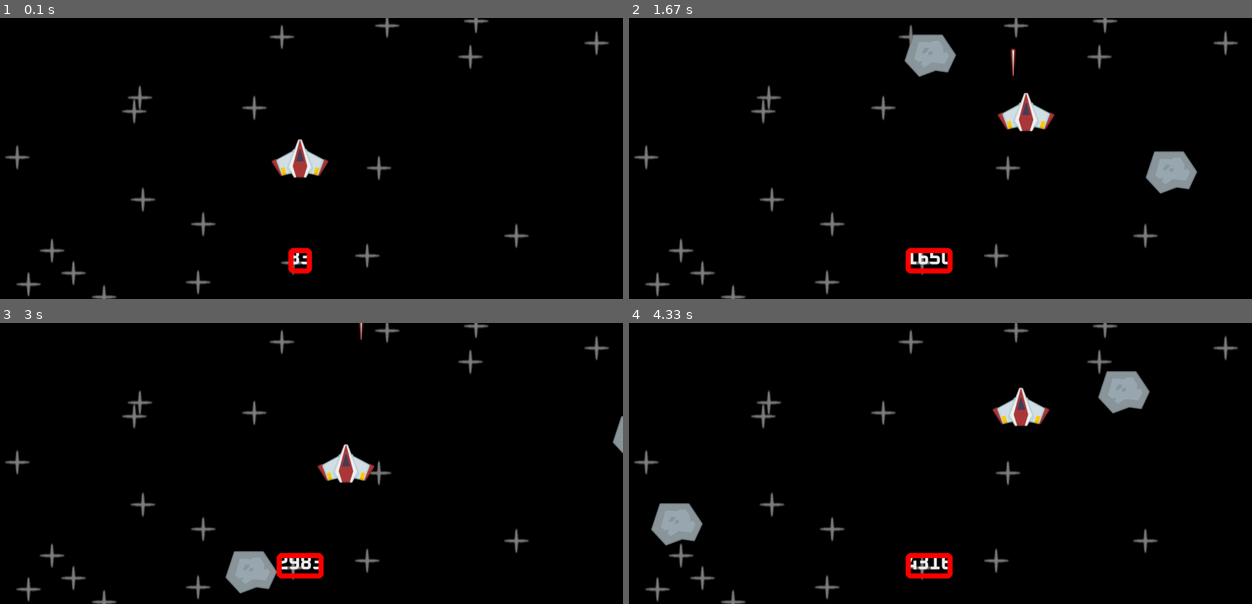
Above: before the commit, frames 1-4 (two rows, left to right).
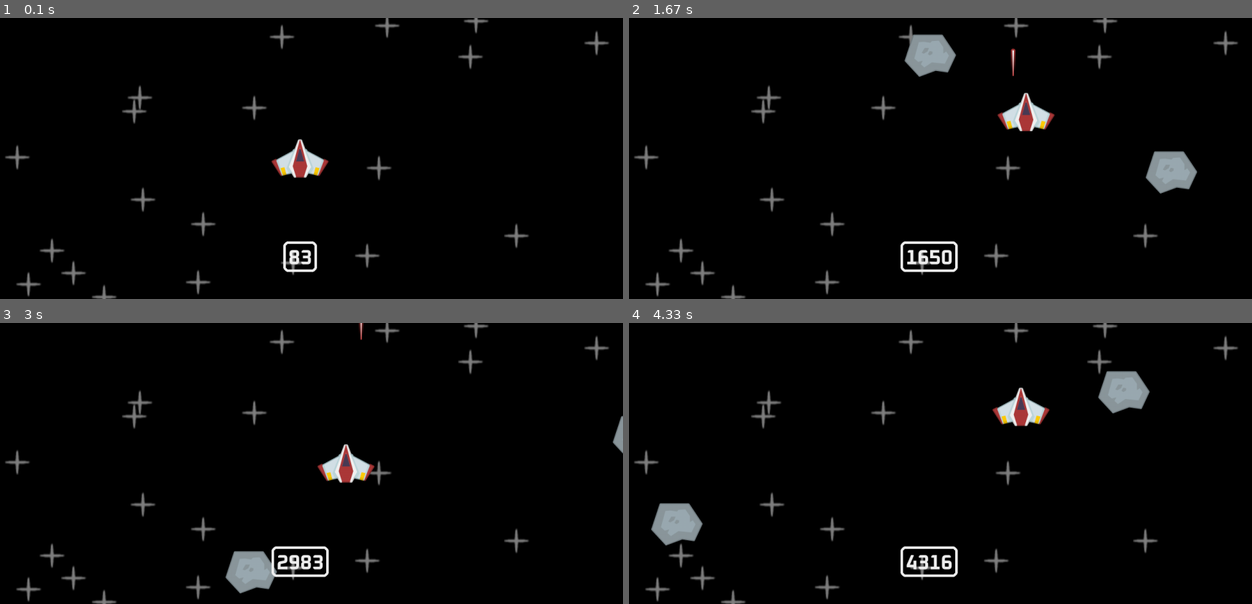
Above: after the commit, the same moments.

Repository: 7IronSnow7/Pygame
Game: pygame game, started from spaceshooter/main.py
The game is run twice, just before and just after one commit, with the same random seed, the same clock (stepped at 60 frames per second) and the same inputs.
Inputs:
- Up to frame 1 (0.1 s): no input
- Up to frame 2 (1.67 s): tap Space at 0.33, 0.73, 1.03, 1.23, 1.57 s; hold Right 0.67-1.13 s; hold Up 1.17-1.47 s; hold Right from 1.5 s (still down)
- Up to frame 3 (3 s): tap Space at 1.87, 2.07, 2.37, 2.63, 2.97 s; release Right at 1.97 s; hold Left 2-2.53 s; hold Down 2.57-2.87 s; hold Left from 2.9 s (still down)
- Up to frame 4 (4.33 s): tap Space at 3.27, 3.4, 3.8, 4.1 s; release Left at 3.3 s; hold Up 3.33-3.7 s; hold Right from 3.73 s (still down)

The runs differ from the first frame. In frame 1, 0.4% of the frame differs, in the area x 45-51%, y 79-92%; in frame 2, 0.6%, in the area x 43-53%, y 79-92%; in frame 3, 0.6%; in frame 4, 0.6%.

Commit message:
Added masks to my player to create better pixel collision

Diff:
--- a/spaceshooter/main.py
+++ b/spaceshooter/main.py
@@ -14,6 +14,9 @@
         self.can_shoot = True
         self.laser_shoot_time = 0
         self.cooldown_duration = 400
+
+        # mask
+        self.mask = pygame.mask.from_surface(self.image)
 
     def laser_timer(self):
         if not self.can_shoot:
@@ -72,7 +75,7 @@
 def collisions():
     global running
 
-    collision_sprites = pygame.sprite.spritecollide(player, meteor_sprites, True)
+    collision_sprites = pygame.sprite.spritecollide(player, meteor_sprites, True, pygame.sprite.collide_mask)
     if collision_sprites:
         running = False
 
@@ -86,7 +89,7 @@
     text_surf = font.render(str(current_time), True, (240, 240, 240))
     text_rect = text_surf.get_frect(midbottom =  (window_width / 2, window_height - 50))
     display_surface.blit(text_surf, text_rect)
-    pygame.draw.rect(display_surface, "red", text_rect,10, 10)
+    pygame.draw.rect(display_surface, (240, 240, 240), text_rect.inflate(20, 10).move(0, -8), 5, 10)
 
 # General setup
 pygame.init()
@@ -142,5 +145,4 @@
     pygame.display.update()
 
 pygame.quit()
-# Time 3:02. 00
-# Adding new font to the game
+# Time 3:20. 00
